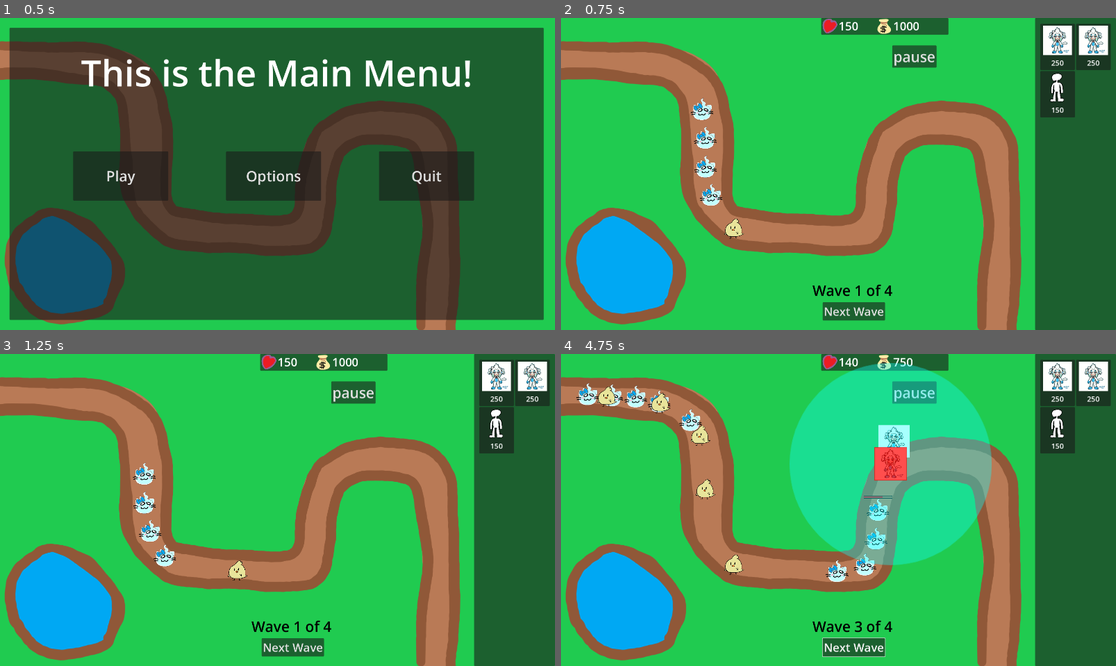
Above: before the commit, frames 1-4 (two rows, left to right).
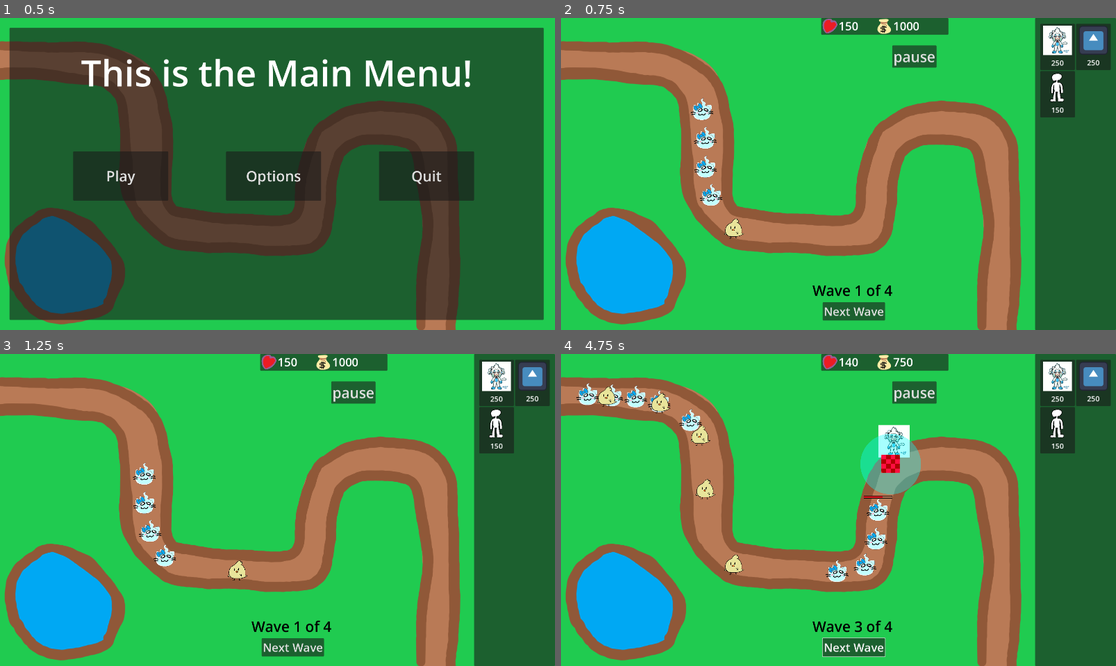
Above: after the commit, the same moments.

Repository: VitaminTree/Minki-Tower-Defense
Game: Godot game, scene res://UI/MainMenu.tscn
Same seed, same stepped clock (60 frames per second), same inputs: the game is played once before the commit and once after it. The engine's default icon, where the game draws it, is replaced by a stand-in: a white triangle on a blue panel in a dark square.
Inputs (mouse positions are in pixels of both pictures, inside the frame that each line leads up to):
- Up to frame 1 (0.5 s): no input
- Up to frame 2 (0.75 s): click "Play" at 0.5 s
- Up to frame 3 (1.25 s): no input
- Up to frame 4 (4.75 s): click "Next Wave" at 1.25 s; click "Next Wave" at 2 s; click "Next Wave" at 2.75 s; drag from (1054, 382) to (894, 441) at 3.52 s; drag from (1093, 382) to (888, 463) at 4.27 s

Frame 1 is identical in both runs. In frame 2, 0.5% of the frame differs, in the area x 93-99%, y 2-16%; in frame 3, 0.5%; in frame 4, 18%, in the area x 41-99%, y 2-68%.

Commit message:
3rd tower added
Added new resources for a third tower type.
Changed "Dart" to "BasicDart" to be in line with the other basic resources.
AOE tower uses float division now to calculate degrees

Diff:
--- a/Scripts/Dart.gd
+++ b/Scripts/BasicDart.gd
@@ -1,12 +1,12 @@
-extends Area2D
+class_name Dart extends Area2D
 
 @onready var timer: Timer = $Timer
 
 @export var speed: int = 1250
 @export var penetration: int = 1
 
-var dartDamage = 1
-var direction
+var dartDamage: float = 1
+var direction: Vector2
 
 
 
--- a/Towers/Dart.tscn
+++ b/Towers/BasicDart.tscn
@@ -1,14 +1,13 @@
 [gd_scene load_steps=4 format=3 uid="uid://coqnc4e8k7cxg"]
 
-[ext_resource type="Script" path="res://Scripts/Dart.gd" id="1_rulfp"]
-[ext_resource type="Texture2D" uid="uid://bbncoopr6si70" path="res://Assets/dart.png" id="2_ih7hh"]
+[ext_resource type="Texture2D" uid="uid://bbncoopr6si70" path="res://Assets/dart.png" id="1_3oux3"]
+[ext_resource type="Script" path="res://Scripts/BasicDart.gd" id="1_vpc5t"]
 
 [sub_resource type="RectangleShape2D" id="RectangleShape2D_l6kqi"]
 size = Vector2(128, 15)
 
 [node name="Area2D" type="Area2D"]
-script = ExtResource("1_rulfp")
-speed = 750
+script = ExtResource("1_vpc5t")
 
 [node name="CollisionShape2D" type="CollisionShape2D" parent="."]
 position = Vector2(16, -2)
@@ -18,10 +17,9 @@
 [node name="Dart" type="Sprite2D" parent="."]
 rotation = 3.14159
 scale = Vector2(0.5, 0.5)
-texture = ExtResource("2_ih7hh")
+texture = ExtResource("1_3oux3")
 
 [node name="Timer" type="Timer" parent="."]
-wait_time = 0.5
 one_shot = true
 autostart = true
 
--- a/Towers/ExperimentalMinki.tscn
+++ b/Towers/ExperimentalMinki.tscn
@@ -1,52 +1,67 @@
-[gd_scene load_steps=8 format=3 uid="uid://crfdqi0d4a3rg"]
+[gd_scene load_steps=10 format=3 uid="uid://crfdqi0d4a3rg"]
 
 [ext_resource type="Script" path="res://Scripts/BasicTower.gd" id="1_25dh4"]
-[ext_resource type="PackedScene" uid="uid://coqnc4e8k7cxg" path="res://Towers/Dart.tscn" id="2_6fvmx"]
+[ext_resource type="PackedScene" uid="uid://b7gb1iqm44gk5" path="res://Towers/melee_strike.tscn" id="2_lm4r5"]
 [ext_resource type="Texture2D" uid="uid://cr374bja6kq8s" path="res://Assets/circle.png" id="2_t4d8p"]
+[ext_resource type="Texture2D" uid="uid://ccrgq6sennjcm" path="res://Assets/checkerboard.png" id="4_3uu44"]
 [ext_resource type="StyleBox" uid="uid://ruchrnlx762e" path="res://InvalidPlacement.tres" id="4_af4iy"]
 [ext_resource type="Texture2D" uid="uid://b8ovdiaq6k32m" path="res://Assets/icon.svg" id="4_x0qtk"]
 
-[sub_resource type="RectangleShape2D" id="RectangleShape2D_621q7"]
-size = Vector2(109, 110)
+[sub_resource type="RectangleShape2D" id="RectangleShape2D_v47a8"]
+size = Vector2(63, 63)
 
-[sub_resource type="CircleShape2D" id="CircleShape2D_xrn15"]
-radius = 350.0
+[sub_resource type="CircleShape2D" id="CircleShape2D_odref"]
+radius = 105.0
 
-[node name="Tower" type="Node2D" node_paths=PackedStringArray("rangeHitbox", "projectileOrigin", "timer")]
+[sub_resource type="StyleBoxTexture" id="StyleBoxTexture_b6igf"]
+texture = ExtResource("4_3uu44")
+axis_stretch_horizontal = 1
+axis_stretch_vertical = 1
+modulate_color = Color(1, 0.188235, 0.823529, 1)
+
+[node name="Tower" type="StaticBody2D" node_paths=PackedStringArray("rangeHitbox", "projectileOrigin", "timer")]
+collision_layer = 2
 script = ExtResource("1_25dh4")
-projectile = ExtResource("2_6fvmx")
+projectile = ExtResource("2_lm4r5")
 rangeHitbox = NodePath("BulletRange")
 projectileOrigin = NodePath("BulletOrigin")
 timer = NodePath("BulletCooldown")
 
 [node name="TowerShape" type="CollisionShape2D" parent="."]
-position = Vector2(-0.5, 0)
-shape = SubResource("RectangleShape2D_621q7")
+shape = SubResource("RectangleShape2D_v47a8")
 
 [node name="BulletOrigin" type="Marker2D" parent="."]
-position = Vector2(44, 0)
 
 [node name="BulletRange" type="Area2D" parent="."]
 
 [node name="BulletRangeShape" type="CollisionShape2D" parent="BulletRange"]
-position = Vector2(0, 1)
-shape = SubResource("CircleShape2D_xrn15")
+shape = SubResource("CircleShape2D_odref")
 
 [node name="BulletRangeVisual" type="Sprite2D" parent="."]
 modulate = Color(0.0588235, 1, 1, 0.368627)
 position = Vector2(0, 1)
-scale = Vector2(2, 2)
+scale = Vector2(0.6, 0.6)
 texture = ExtResource("2_t4d8p")
 
-[node name="BulletContainer" type="Node" parent="."]
-
-[node name="Sprite2D" type="Sprite2D" parent="."]
-position = Vector2(-1.90735e-06, 1.90735e-06)
-scale = Vector2(0.890625, 0.90625)
+[node name="TowerAppearance" type="Sprite2D" parent="."]
+clip_children = 1
+scale = Vector2(0.5, 0.5)
 texture = ExtResource("4_x0qtk")
 
+[node name="Panel" type="Panel" parent="TowerAppearance"]
+anchors_preset = 15
+anchor_right = 1.0
+anchor_bottom = 1.0
+offset_left = -64.0
+offset_top = -64.0
+offset_right = -64.0
+offset_bottom = -64.0
+grow_horizontal = 2
+grow_vertical = 2
+theme_override_styles/panel = SubResource("StyleBoxTexture_b6igf")
+
 [node name="BulletCooldown" type="Timer" parent="."]
-wait_time = 0.5
+wait_time = 0.75
 one_shot = true
 
 [node name="Area" type="Panel" parent="."]
@@ -56,11 +71,10 @@
 anchor_top = 0.5
 anchor_right = 0.5
 anchor_bottom = 0.5
-offset_left = -57.0
-offset_top = -58.0
-offset_right = 57.0
-offset_bottom = 58.0
+offset_left = -32.0
+offset_top = -32.0
+offset_right = 32.0
+offset_bottom = 32.0
 grow_horizontal = 2
 grow_vertical = 2
 theme_override_styles/panel = ExtResource("4_af4iy")
-metadata/_edit_use_anchors_ = true
--- a/Towers/IceMinki.gd
+++ b/Towers/IceMinki.gd
@@ -8,7 +8,7 @@
 	var shots: int = 36
 	var initialAngle = origin.global_position.direction_to(tgt.global_position) # (x,y) with values between -1 and 1
 	for i in shots:
-		var angle = deg_to_rad(360/shots)*i
+		var angle = deg_to_rad( 360/float(shots) )*i
 		var dart = atk.instantiate()
 		dart.direction = initialAngle.rotated(angle)
 		origin.add_child(dart)
--- a/Towers/IceMinki.tscn
+++ b/Towers/IceMinki.tscn
@@ -2,8 +2,8 @@
 
 [ext_resource type="Script" path="res://Towers/IceMinki.gd" id="1_0cejt"]
 [ext_resource type="Texture2D" uid="uid://dtbt8e2rrnyc4" path="res://Assets/Minki.png" id="1_l4cng"]
+[ext_resource type="PackedScene" uid="uid://bcmnoqb8yygww" path="res://Towers/aoeDarts.tscn" id="2_hnokn"]
 [ext_resource type="Texture2D" uid="uid://cr374bja6kq8s" path="res://Assets/circle.png" id="2_itq45"]
-[ext_resource type="PackedScene" uid="uid://coqnc4e8k7cxg" path="res://Towers/Dart.tscn" id="2_sgmp3"]
 [ext_resource type="StyleBox" uid="uid://ruchrnlx762e" path="res://InvalidPlacement.tres" id="4_ku0nn"]
 
 [sub_resource type="RectangleShape2D" id="RectangleShape2D_tr8sk"]
@@ -14,7 +14,7 @@
 
 [node name="IceMinkiTower" type="StaticBody2D" node_paths=PackedStringArray("rangeHitbox", "projectileOrigin", "timer")]
 script = ExtResource("1_0cejt")
-projectile = ExtResource("2_sgmp3")
+projectile = ExtResource("2_hnokn")
 rangeHitbox = NodePath("BulletRange")
 projectileOrigin = NodePath("BulletOrigin")
 timer = NodePath("BulletCooldown")
@@ -36,8 +36,6 @@
 position = Vector2(0, 1)
 scale = Vector2(2, 2)
 texture = ExtResource("2_itq45")
-
-[node name="BulletContainer" type="Node" parent="."]
 
 [node name="Sprite2D" type="Sprite2D" parent="."]
 scale = Vector2(0.2, 0.2)
--- /dev/null
+++ b/Towers/IceMinkiDarts.gd
@@ -0,0 +1,11 @@
+class_name aoeDarts extends Dart
+
+
+# Called when the node enters the scene tree for the first time.
+func _ready():
+	pass # Replace with function body.
+
+
+# Called every frame. 'delta' is the elapsed time since the previous frame.
+#func _process(delta):
+#	pass
--- a/Towers/PurpleMinki.tscn
+++ b/Towers/PurpleMinki.tscn
@@ -2,7 +2,7 @@
 
 [ext_resource type="Script" path="res://Towers/TempMinki.gd" id="1_u16cy"]
 [ext_resource type="Texture2D" uid="uid://cr374bja6kq8s" path="res://Assets/circle.png" id="1_y6rsb"]
-[ext_resource type="PackedScene" uid="uid://coqnc4e8k7cxg" path="res://Towers/Dart.tscn" id="2_dawd7"]
+[ext_resource type="PackedScene" uid="uid://coqnc4e8k7cxg" path="res://Towers/BasicDart.tscn" id="2_afh23"]
 [ext_resource type="Texture2D" uid="uid://b5xso582ggq0r" path="res://Assets/person.png" id="2_kngs8"]
 [ext_resource type="Texture2D" uid="uid://ccrgq6sennjcm" path="res://Assets/checkerboard.png" id="3_4fupq"]
 [ext_resource type="StyleBox" uid="uid://ruchrnlx762e" path="res://InvalidPlacement.tres" id="3_uqt4y"]
@@ -21,7 +21,7 @@
 
 [node name="TempMinkiTower" type="StaticBody2D" node_paths=PackedStringArray("rangeHitbox", "projectileOrigin", "timer")]
 script = ExtResource("1_u16cy")
-projectile = ExtResource("2_dawd7")
+projectile = ExtResource("2_afh23")
 rangeHitbox = NodePath("BulletRange")
 projectileOrigin = NodePath("BulletOrigin")
 timer = NodePath("BulletCooldown")
@@ -44,8 +44,6 @@
 position = Vector2(0, 1)
 scale = Vector2(2, 2)
 texture = ExtResource("1_y6rsb")
-
-[node name="BulletContainer" type="Node" parent="."]
 
 [node name="Sprite2D" type="Sprite2D" parent="."]
 clip_children = 1
--- /dev/null
+++ b/Towers/aoeDarts.tscn
@@ -0,0 +1,28 @@
+[gd_scene load_steps=4 format=3 uid="uid://bcmnoqb8yygww"]
+
+[ext_resource type="Script" path="res://Towers/IceMinkiDarts.gd" id="1_nqwt4"]
+[ext_resource type="Texture2D" uid="uid://bbncoopr6si70" path="res://Assets/dart.png" id="2_a2ub2"]
+
+[sub_resource type="RectangleShape2D" id="RectangleShape2D_x7dkl"]
+size = Vector2(128, 15)
+
+[node name="Dart" type="Area2D"]
+script = ExtResource("1_nqwt4")
+speed = 2000
+
+[node name="CollisionShape2D" type="CollisionShape2D" parent="."]
+position = Vector2(8, -1)
+scale = Vector2(0.288, 0.5)
+shape = SubResource("RectangleShape2D_x7dkl")
+
+[node name="Dart" type="Sprite2D" parent="."]
+rotation = 3.14159
+scale = Vector2(0.25, 0.25)
+texture = ExtResource("2_a2ub2")
+
+[node name="Timer" type="Timer" parent="."]
+wait_time = 0.2
+one_shot = true
+autostart = true
+
+[connection signal="body_entered" from="." to="." method="_on_body_entered"]
--- /dev/null
+++ b/Towers/melee_strike.tscn
@@ -0,0 +1,123 @@
+[gd_scene load_steps=11 format=3 uid="uid://b7gb1iqm44gk5"]
+
+[ext_resource type="Script" path="res://Towers/sword.gd" id="1_slj8e"]
+[ext_resource type="Texture2D" uid="uid://bohr82hxvoq58" path="res://Assets/attack/sword1.png" id="2_oiilj"]
+[ext_resource type="Texture2D" uid="uid://dejlly5fbncts" path="res://Assets/attack/sword2.png" id="3_23f51"]
+[ext_resource type="Texture2D" uid="uid://b0y7s720you46" path="res://Assets/attack/sword3.png" id="4_ecw1o"]
+[ext_resource type="Texture2D" uid="uid://cll1fidhqdrk3" path="res://Assets/attack/sword4.png" id="5_h50sx"]
+
+[sub_resource type="CapsuleShape2D" id="CapsuleShape2D_ov5pf"]
+radius = 128.0
+height = 256.0
+
+[sub_resource type="SpriteFrames" id="SpriteFrames_5ukhx"]
+animations = [{
+"frames": [{
+"duration": 1.0,
+"texture": ExtResource("2_oiilj")
+}, {
+"duration": 1.0,
+"texture": ExtResource("3_23f51")
+}, {
+"duration": 1.0,
+"texture": ExtResource("4_ecw1o")
+}, {
+"duration": 1.0,
+"texture": ExtResource("5_h50sx")
+}],
+"loop": true,
+"name": &"sword swing",
+"speed": 20.0
+}]
+
+[sub_resource type="Animation" id="Animation_14kdj"]
+resource_name = "Sword swing"
+length = 0.4
+tracks/0/type = "bezier"
+tracks/0/imported = false
+tracks/0/enabled = true
+tracks/0/path = NodePath("Sword:frame")
+tracks/0/interp = 1
+tracks/0/loop_wrap = true
+tracks/0/keys = {
+"handle_modes": PackedInt32Array(0, 0, 0, 0),
+"points": PackedFloat32Array(0, -0.25, 0, 0.25, 0, 1, -0.25, 0, 0.25, 0, 2, -0.25, 0, 0.25, 0, 3, -0.25, 0, 0.25, 0),
+"times": PackedFloat32Array(0, 0.1, 0.2, 0.3)
+}
+tracks/1/type = "value"
+tracks/1/imported = false
+tracks/1/enabled = true
+tracks/1/path = NodePath("CollisionShape2D:disabled")
+tracks/1/interp = 1
+tracks/1/loop_wrap = true
+tracks/1/keys = {
+"times": PackedFloat32Array(0.1, 0.4),
+"transitions": PackedFloat32Array(1, 1),
+"update": 1,
+"values": [false, true]
+}
+
+[sub_resource type="Animation" id="Animation_3hie7"]
+length = 0.001
+tracks/0/type = "bezier"
+tracks/0/imported = false
+tracks/0/enabled = true
+tracks/0/path = NodePath("Sword:frame")
+tracks/0/interp = 1
+tracks/0/loop_wrap = true
+tracks/0/keys = {
+"handle_modes": PackedInt32Array(0),
+"points": PackedFloat32Array(0, -0.25, 0, 0.25, 0),
+"times": PackedFloat32Array(0)
+}
+tracks/1/type = "value"
+tracks/1/imported = false
+tracks/1/enabled = true
+tracks/1/path = NodePath("CollisionShape2D:disabled")
+tracks/1/interp = 1
+tracks/1/loop_wrap = true
+tracks/1/keys = {
+"times": PackedFloat32Array(0),
+"transitions": PackedFloat32Array(1),
+"update": 1,
+"values": [false]
+}
+
+[sub_resource type="AnimationLibrary" id="AnimationLibrary_8k5qm"]
+_data = {
+"RESET": SubResource("Animation_3hie7"),
+"SwordSwing": SubResource("Animation_14kdj")
+}
+
+[node name="melee_strike" type="Area2D"]
+collision_layer = 7
+collision_mask = 7
+script = ExtResource("1_slj8e")
+speed = 0
+penetration = 999
+
+[node name="CollisionShape2D" type="CollisionShape2D" parent="."]
+position = Vector2(32, 0)
+scale = Vector2(0.575, 1)
+shape = SubResource("CapsuleShape2D_ov5pf")
+disabled = true
+
+[node name="Timer" type="Timer" parent="."]
+wait_time = 0.5
+one_shot = true
+autostart = true
+
+[node name="Sword" type="AnimatedSprite2D" parent="."]
+z_index = 1
+scale = Vector2(2, 2)
+sprite_frames = SubResource("SpriteFrames_5ukhx")
+animation = &"sword swing"
+frame = 3
+
+[node name="AnimationPlayer" type="AnimationPlayer" parent="."]
+reset_on_save = false
+libraries = {
+"": SubResource("AnimationLibrary_8k5qm")
+}
+
+[connection signal="body_entered" from="." to="." method="_on_body_entered"]
--- /dev/null
+++ b/Towers/sword.gd
@@ -0,0 +1,6 @@
+class_name melee_strike extends Dart
+
+@onready var animationPlayer: AnimationPlayer = $AnimationPlayer
+
+func _ready() -> void:
+	animationPlayer.play("SwordSwing")
--- a/UI/ui.tscn
+++ b/UI/ui.tscn
@@ -7,6 +7,8 @@
 [ext_resource type="PackedScene" uid="uid://41ht1veq4f77" path="res://Towers/IceMinki.tscn" id="5_kdb6q"]
 [ext_resource type="Texture2D" uid="uid://dtbt8e2rrnyc4" path="res://Assets/Minki.png" id="6_yx21i"]
 [ext_resource type="PackedScene" uid="uid://biw7a1ylgrqcu" path="res://Towers/PurpleMinki.tscn" id="7_03ng4"]
+[ext_resource type="PackedScene" uid="uid://crfdqi0d4a3rg" path="res://Towers/ExperimentalMinki.tscn" id="7_iwc5e"]
+[ext_resource type="Texture2D" uid="uid://b8ovdiaq6k32m" path="res://Assets/icon.svg" id="8_2joi5"]
 [ext_resource type="Texture2D" uid="uid://b5xso582ggq0r" path="res://Assets/person.png" id="8_lc4wy"]
 
 [node name="UI" type="CanvasLayer"]
@@ -85,8 +87,8 @@
 
 [node name="IceMinkiPanel2" parent="ShopPanel/FlowContainer" instance=ExtResource("1_1ld0t")]
 layout_mode = 2
-unit = ExtResource("5_kdb6q")
-texture = ExtResource("6_yx21i")
+unit = ExtResource("7_iwc5e")
+texture = ExtResource("8_2joi5")
 
 [node name="IceMinkiPanel3" parent="ShopPanel/FlowContainer" instance=ExtResource("1_1ld0t")]
 layout_mode = 2
Binary file added: Assets/attack/sword1.png
Not shown, added: Assets/attack/sword1.png.import
Binary file added: Assets/attack/sword2.png
Not shown, added: Assets/attack/sword2.png.import
Binary file added: Assets/attack/sword3.png
Not shown, added: Assets/attack/sword3.png.import
Binary file added: Assets/attack/sword4.png
Not shown, added: Assets/attack/sword4.png.import
Not shown: 1 places in UI/ui.tscn that only renumber resources
